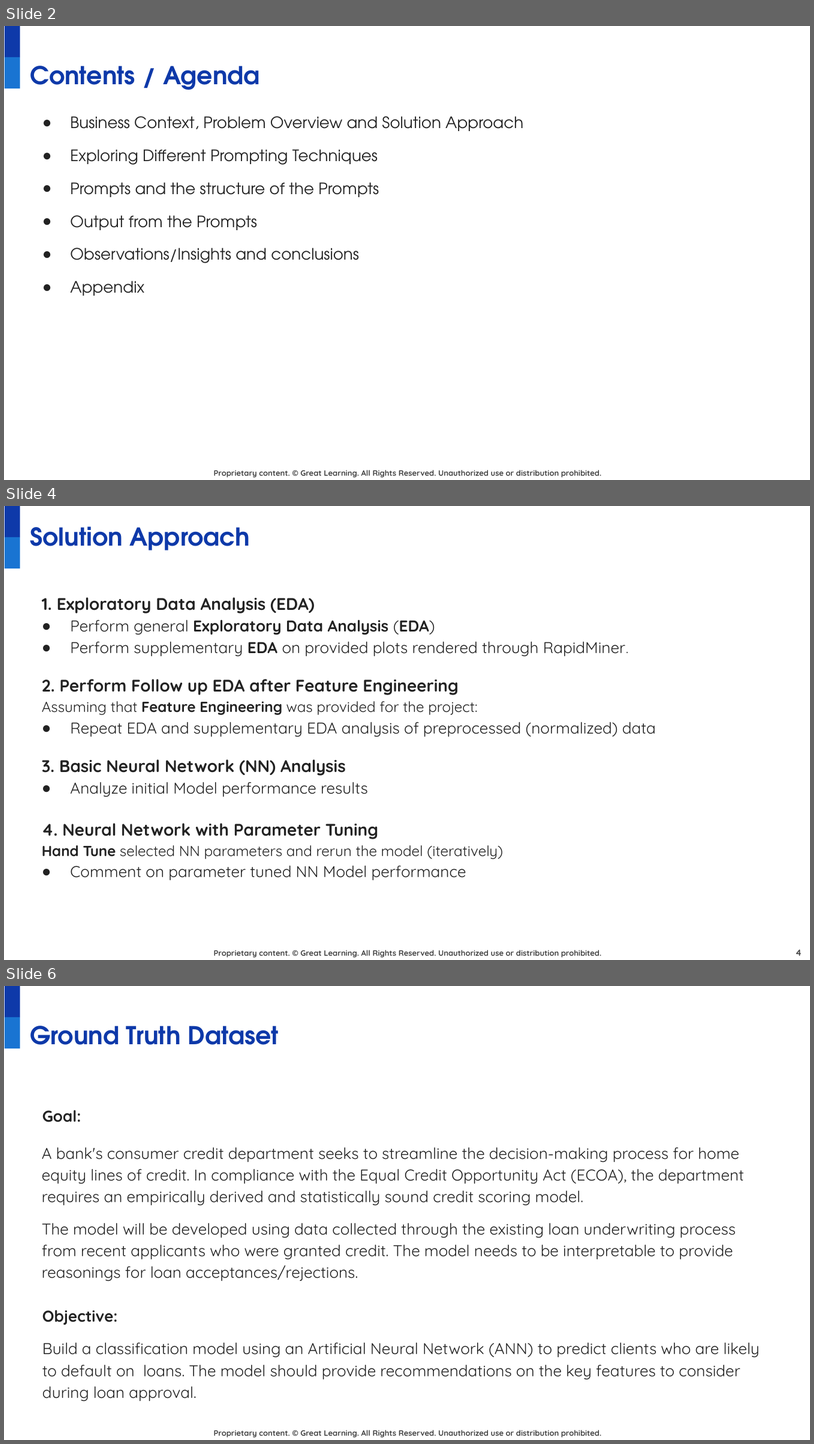
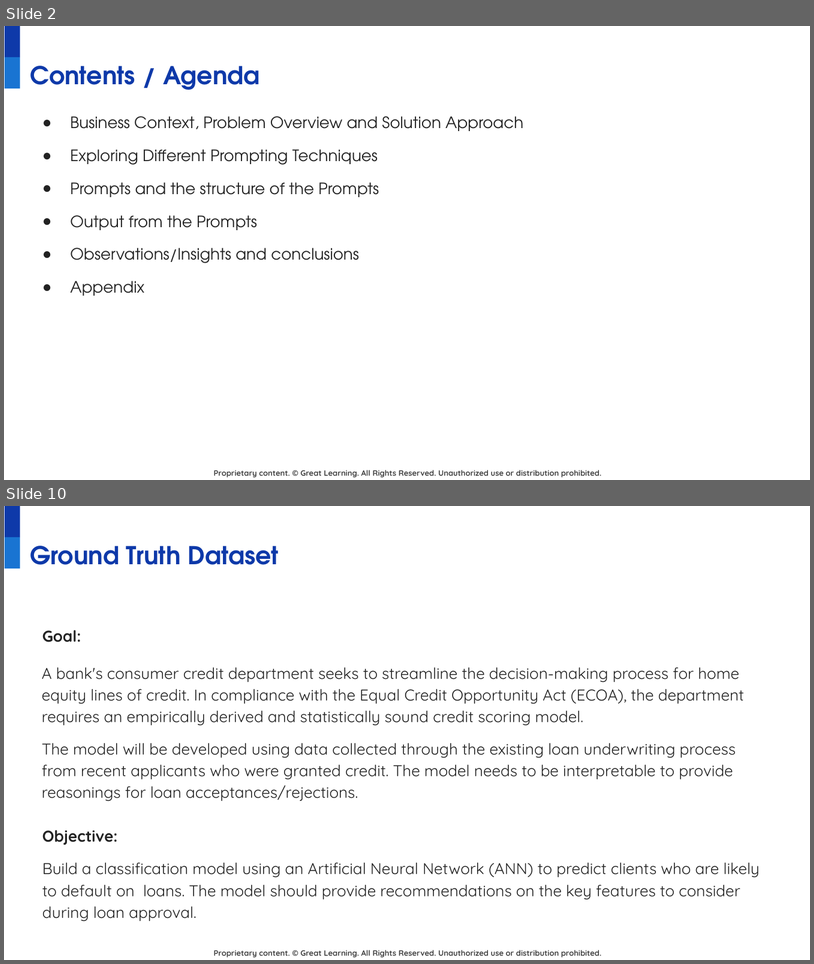
Before and after one commit to juanbucz/GreatLearning-TermProjects, a slide deck: GenAI-Powered Food Delivery Sentiment Analysis/Project Presentation - Business Applications of GenAI - John Buczkowski.pptx. Shown one above the other, each under a label of ours: slides 2, 4 and 6 before the commit, slides 2 and 10 after it; the slides between them are not shown. The pictures are 814x1444 and 814x964 pixels, drawn with LibreOffice and Linux fonts; fonts in the diff are those of the drawing; background and template pictures are left out. Boxes give left, top, right and bottom in pixels: in the first picture for what was removed or moved away, otherwise in the second. Text is boxed around its words. In the diff, an @@ line names an element or a change of style, - is before the commit and + after.

Commit message:
GenAI - Food Delivery Sentiment Analysis - Incremental checkin. Added Jupyter workbook.

```diff
--- a/GenAI-Powered Food Delivery Sentiment Analysis/Project Presentation - Business Applications of GenAI - John Buczkowski.pptx
+++ b/GenAI-Powered Food Delivery Sentiment Analysis/Project Presentation - Business Applications of GenAI - John Buczkowski.pptx
@@ slide 4 removed at (x1=4, y1=506, x2=810, y2=960), background #FFFFFF; not listed: 3 template elements that a slide beside it also shows @@
@@ title removed at (x1=30, y1=526, x2=251, y2=550) @@
-Solution Approach
@@ text removed at (x1=42, y1=597, x2=656, y2=880) @@
-1. Exploratory Data Analysis (EDA)
-● Perform general Exploratory Data Analysis (EDA)
-● Perform supplementary EDA on provided plots rendered through RapidMiner.
-2. Perform Follow up EDA after Feature Engineering
-Assuming that Feature Engineering was provided for the project:
-● Repeat EDA and supplementary EDA analysis of preprocessed (normalized) data
-3. Basic Neural Network (NN) Analysis
-● Analyze initial Model performance results
-4. Neural Network with Parameter Tuning
-Hand Tune selected NN parameters and rerun the model (iteratively)
-● Comment on parameter tuned NN Model performance
@@ page number removed at (x1=796, y1=949, x2=803, y2=955) @@
-4
@@ what was slide 6 is now slide 10 @@
```
Also in this commit, not shown: 1 slide changed, 7 slides added, 1 other slide removed, 1 other file.
